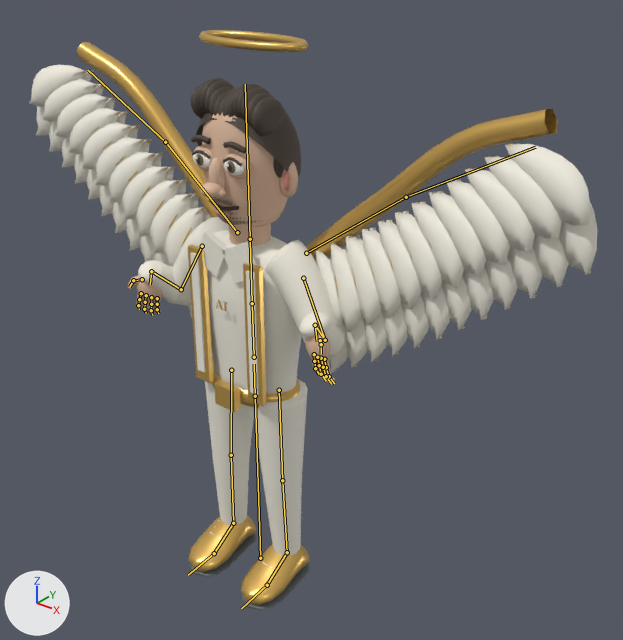
Before and after pictures for a commit that changed the glTF model game/public/assets/characters/luca-di-grazia.glb.
Rendered twice from a camera (50 mm lens) standing at (3.54, -3.8, 4.62) and looking at (0.29, 0.27, 2.1). Arrows for +X, +Y and +Z are at lower left; the lights stay in place. The first picture is the older version. Both versions are drawn at frame 13 of the action 'defend'; the numbers are the values there. The bones that change, and the others that lie on the model, are drawn over the model as lines.

In view in the first picture: 'luca-di-grazia / Weighted surfaces'.
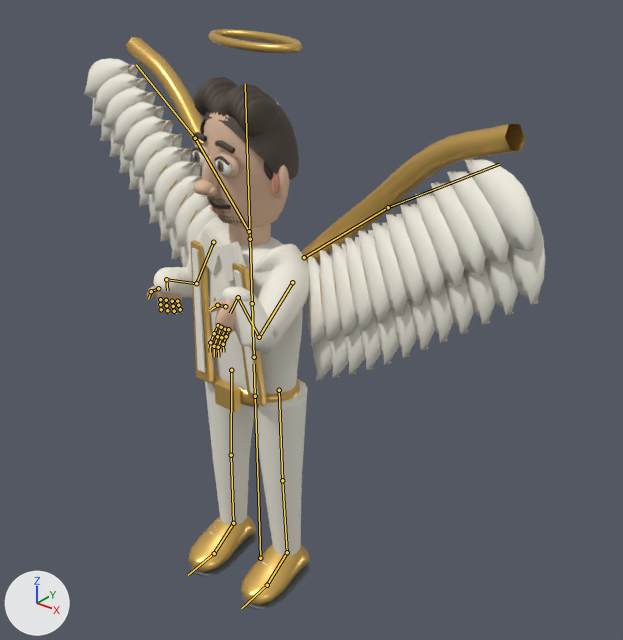
Diff of the bpy script that builds the scene:
```diff
--- a/game/public/assets/characters/luca-di-grazia.glb.py
+++ b/game/public/assets/characters/luca-di-grazia.glb.py
@@ bone_chest @@
 bone_chest = bpy.data.objects['luca / RIG'].pose.bones['chest']  # child of 'spine'
-bone_chest.rotation_quaternion = (1.0, 0.0, 0.0, 0.0)  # degrees (0, 0, 0)
+bone_chest.rotation_quaternion = (0.994, 0.0, -0.11, 0.0)  # degrees (0, -13, 0)
@@ bone_left_forearm @@
 bone_left_forearm = bpy.data.objects['luca / RIG'].pose.bones['left.forearm']  # child of 'left.upperarm'
-bone_left_forearm.rotation_quaternion = (0.971, 0.238, 0.0, 0.0)  # degrees (28, 0, 0)
+bone_left_forearm.rotation_quaternion = (0.893, 0.432, 0.054, 0.112)  # degrees (52, 0, 14)
@@ bone_right_upperarm @@
 bone_right_upperarm = bpy.data.objects['luca / RIG'].pose.bones['right.upperarm']  # child of 'chest'
-bone_right_upperarm.rotation_quaternion = (1.0, 0.0, 0.0, 0.0)  # degrees (0, 0, 0)
+bone_right_upperarm.rotation_quaternion = (0.916, -0.361, 0.064, -0.162)  # degrees (-43, 0, -20)
@@ bone_right_forearm @@
 bone_right_forearm = bpy.data.objects['luca / RIG'].pose.bones['right.forearm']  # child of 'right.upperarm'
-bone_right_forearm.rotation_quaternion = (0.971, 0.238, 0.0, 0.0)  # degrees (28, 0, 0)
+bone_right_forearm.rotation_quaternion = (0.893, 0.432, -0.054, -0.112)  # degrees (52, 0, -14)
```

Location of each change, (x1, y1, x2, y2) in pixels of the pictures (623 x 640 px):
'luca-di-grazia / Weighted surfaces', posed (19% narrower): before (29, 30, 597, 610); after (84, 29, 545, 610)
bone 'left.forearm', root to tip: before (181, 289) to (151, 271); after (196, 283) to (166, 279)
bone 'right.upperarm', root to tip: before (303, 278) to (325, 340); after (292, 282) to (259, 337)
bone 'right.forearm', root to tip: before (325, 340) to (315, 325); after (259, 337) to (238, 297)
